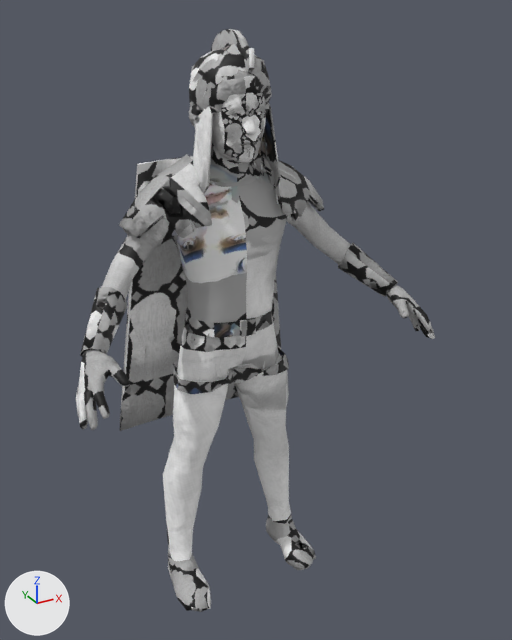
Before and after pictures for a commit that changed the glTF model public/heroes/m-small.glb.
Rendered twice from a 50 mm lens placed at (-0.961, -1.952, 1.94), pointed at (0.061, -0.093, 1.011). Lighting does not change. The marker at lower left points along +X, +Y and +Z. The first picture is the older version. Vertices at exactly the same position are counted once.

Objects in the first picture: 'hero'.
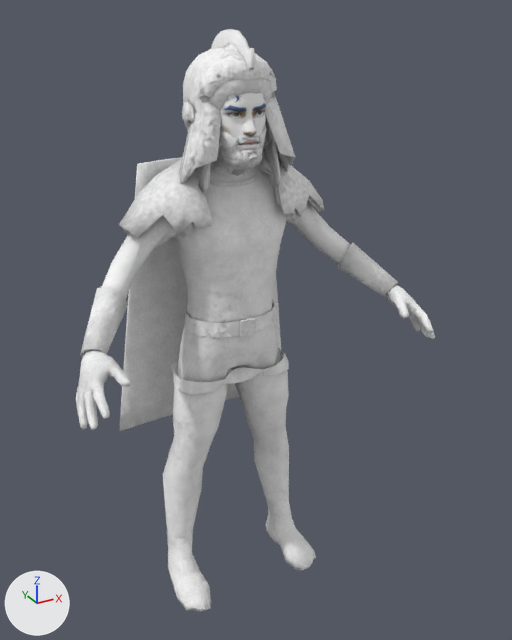
Location of each change, (x1, y1, x2, y2) in pixels of the pictures (512 x 640 px):
```json
{"part": 1, "of": "me_hero", "change": "built on", "before": [192, 83, 211, 123], "after": [179, 47, 295, 184], "on screen": "mostly hidden before"}
{"part": 2, "of": "me_hero", "change": "surface changed", "before": [76, 29, 435, 612], "after": [76, 29, 435, 612], "on screen": "lighter"}
```

The change, as JSON lines over the scene's bpy script:
```json
{"block": "me_hero", "where": "# used by ob_hero; location = (0.0, 0.0, 0.0)"}
{"op": "remove", "block": "me_hero", "code": "me_hero.from_pydata(...)  # 5156 vertices, 10191 faces; spans x -0.6..0.6, y -0.4..0.21, z -0.01..1.89"}
{"op": "add", "block": "me_hero", "code": "me_hero.from_pydata(...)  # 8080 vertices, 16251 faces; spans x -0.6..0.6, y -0.4..0.21, z -0.01..1.89"}
{"block": "me_hero", "change": "me_hero part 1: 64 vertices moved within x -0.11..0.11, y -0.14..0.06, z 1.63..1.8; 2761 vertices added at x -0.18..0.18, y -0.2..0.12, z 1.39..1.85"}
{"block": "me_hero", "change": "me_hero part 2: 9064 kept faces spanning x -0.6..0.6, y -0.4..0.21, z -0.01..1.89 get new texture (UV) coordinates"}
{"block": "me_hero", "change": "other edits to the shape of me_hero do not show in these pictures"}
```
